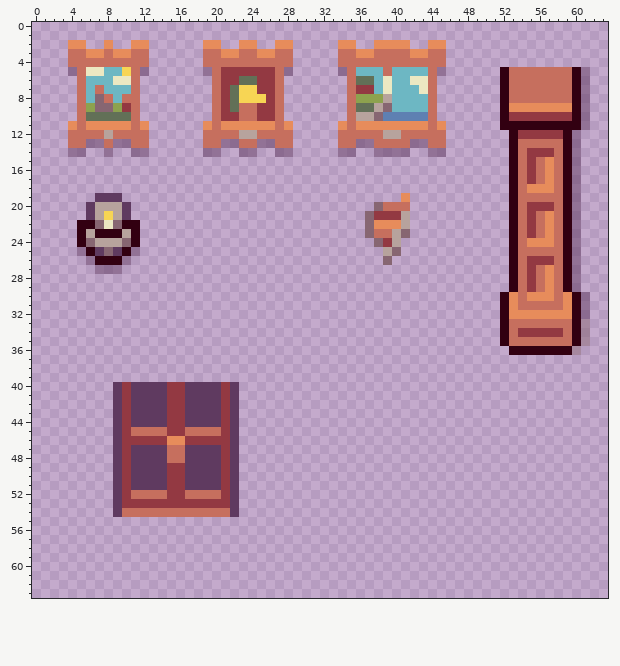
Pixel-art sprite, stored at assets/sprites/tilesets/autumn/tileset_room_details.png. Above, as it was before the edit.
The file is 64x64 pixels.
The result:
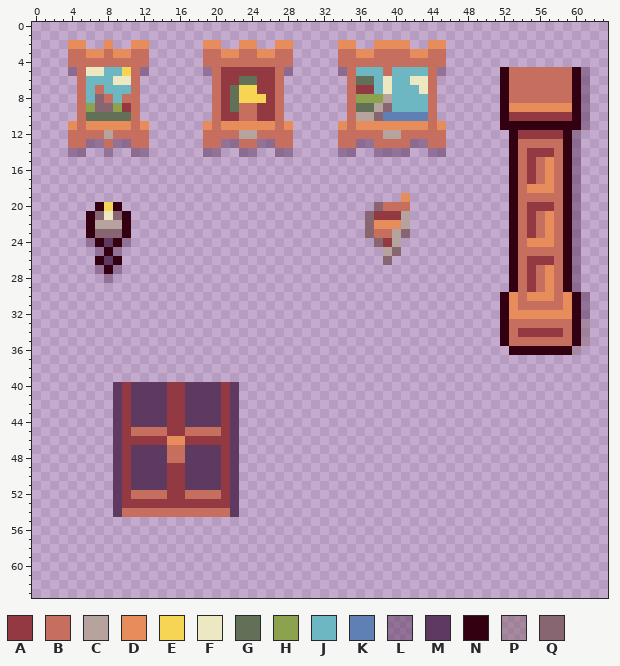
Palette (. is transparent): A #933942  B #c66f5e  C #b7a39d  D #e78c5b  E #f7d554  F #ece8c2  G #627057  H #8da24e  J #6db7c3  K #5e80b2  L #5f3a607f  M #5f3a60  N #320011  P #8766727f  Q #876672
Author's note on the commit: New wall lamp sprite
What changed:
Colour C replaces colour F in row 22 at x 8.
Colour C replaces colour Q in row 22 at x 7 and 9.
Colour E replaces colour C in row 20 at x 8.
Colour F replaces colour E in row 21 at x 8.
Colour L is added in row 28 at x 8.
Colour L replaces colour M in row 25 at x 7 and 9.
Colour L replaces colour Q in row 24 at x 6 and 10.
Colour M replaces colour C in row 24 at x 8.
Colour M replaces colour N in row 26 at x 8.
Colour N replaces colour C in row 20 at x 7 and 9; in row 23 at x 6 and 10; in row 24 at x 7 and 9.
Colour N replaces colour L in row 27 at x 8.
Colour N replaces colour M in row 21 at x 6 and 10.
Colour N replaces colour Q in row 25 at x 8.
Colour Q replaces colour C in row 21 at x 7 and 9.
Colour Q replaces colour N in row 23 at x 7 to 9.
The author cleared colour L in row 25 at x 5 and 11; in row 26 at x 6 and 10.
The author cleared colour M in row 19 at x 7 to 9; in row 20 at x 6 and 10.
The author cleared colour N in rows 22 to 24 at x 5 and 11; in row 25 at x 6 and 10.
Where, in picture pixels (left, top, right, bottom), the same in both pictures:
changed: (77, 193, 140, 283)
